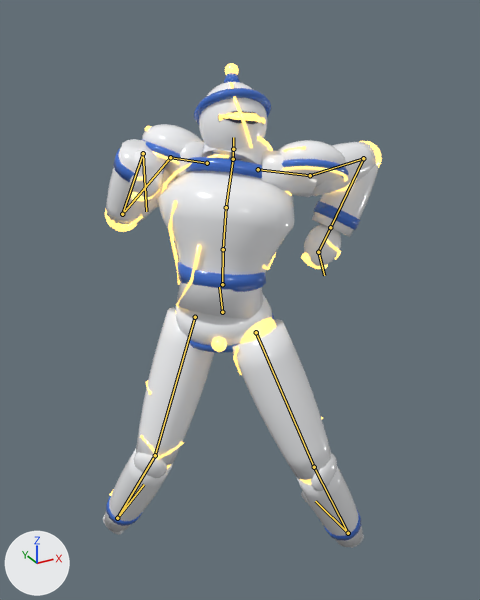
The glTF model public/assets/fighters/gosu-mender1.glb as it was, and as the next commit left it.
One viewpoint serves both versions: a 50 mm camera at (-1.08, -2.05, 2.43) aimed at (0.15, 0.2, 1.3). Arrows for +X, +Y and +Z are at lower left; the lights stay in place. The picture after the commit comes second. Both versions are drawn at frame 6 of the action 'Gosu Command'; the numbers are the values there. The bones that change, and the others that lie on the model, are drawn over the model as lines.

Names of what the first picture shows: 'gosu_mender'.
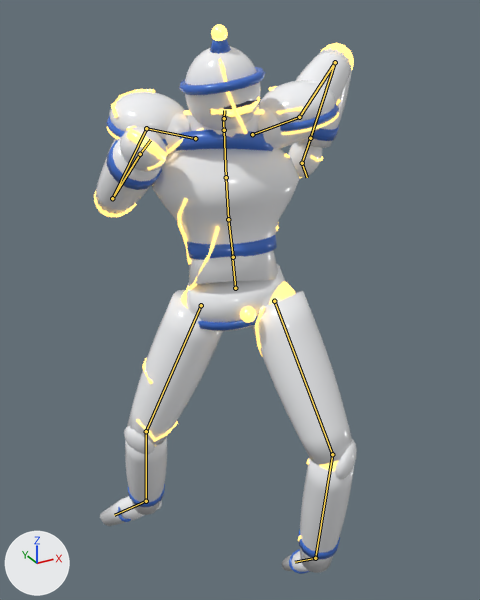
Where the change shows, as pixel boxes (x1, y1, x2, y2) in the pictures (480 x 600 px):
'gosu_mender', posed (13% taller): before (103, 63, 382, 548); after (94, 24, 357, 574)
bone 'Hips', root to tip: before (222, 312) to (219, 287); after (235, 288) to (232, 258)
bone 'LeftUpLeg', root to tip: before (256, 332) to (314, 467); after (274, 301) to (332, 454)
bone 'LeftLeg', root to tip: before (314, 467) to (348, 533); after (332, 454) to (315, 558)
bone 'LeftFoot', root to tip: before (348, 533) to (315, 501); after (315, 558) to (295, 562)
bone 'RightUpLeg', root to tip: before (195, 317) to (155, 455); after (201, 305) to (146, 431)
bone 'RightLeg', root to tip: before (155, 455) to (117, 518); after (146, 431) to (146, 501)
bone 'RightFoot', root to tip: before (117, 518) to (144, 484); after (146, 501) to (114, 515)
bone 'Spine', root to tip: before (222, 284) to (223, 249); after (233, 257) to (228, 219)
bone 'Spine1', root to tip: before (223, 249) to (226, 207); after (228, 219) to (226, 177)
bone 'Spine2', root to tip: before (226, 207) to (233, 159); after (226, 177) to (224, 130)
bone 'Neck', root to tip: before (233, 159) to (233, 147); after (224, 130) to (223, 117)
bone 'Head', root to tip: before (233, 149) to (233, 137); after (224, 118) to (224, 110)
bone 'RightShoulder', root to tip: before (207, 163) to (170, 157); after (195, 138) to (146, 128)
bone 'RightArm', root to tip: before (170, 157) to (122, 214); after (146, 128) to (112, 198)
bone 'RightForeArm', root to tip: before (122, 214) to (143, 153); after (112, 198) to (140, 154)
bone 'RightHand', root to tip: before (143, 153) to (146, 211); after (140, 154) to (150, 140)

The change in detail:
Bone 'Hips' (bone_hips) moves from (0.005, 0.233, -0.016) to (-0.103, 0.341, 0.032).
Bone 'Hips' (bone_hips) turns from (-5, -37, 26) to (-4, -13, 14) degrees about its own x, y and z.
Bone 'LeftUpLeg' (bone_leftupleg) turns from (13, -4, 34) to (10, 0, 21) degrees about its own x, y and z.
Bone 'LeftLeg' (bone_leftleg) turns from (87, -19, 26) to (84, -9, 29) degrees about its own x, y and z.
Bone 'LeftFoot' (bone_leftfoot) turns from (4, 5, -99) to (-35, -22, -39) degrees about its own x, y and z.
Bone 'RightUpLeg' (bone_rightupleg) turns from (-38, -4, 12) to (-71, -10, 6) degrees about its own x, y and z.
Bone 'RightLeg' (bone_rightleg) turns from (66, 23, 7) to (62, 6, 39) degrees about its own x, y and z.
Bone 'RightFoot' (bone_rightfoot) turns from (-93, -13, 17) to (11, -3, 28) degrees about its own x, y and z.
Bone 'Spine' (bone_spine) turns from (-2, -1, -17) to (-3, -4, -19) degrees about its own x, y and z.
Bone 'Spine1' (bone_spine1) turns from (-4, -4, -14) to (9, -5, 7) degrees about its own x, y and z.
Bone 'Spine2' (bone_spine2) turns from (-21, -7, -21) to (-8, -4, -7) degrees about its own x, y and z.
Bone 'Neck' (bone_neck) turns from (16, 16, 14) to (-11, 6, -15) degrees about its own x, y and z.
Bone 'Head' (bone_head) turns from (-1, 18, 0) to (32, 5, 35) degrees about its own x, y and z.
Bone 'RightShoulder' (bone_rightshoulder) turns from (-9, 8, 68) to (-4, 9, 73) degrees about its own x, y and z.
Bone 'RightArm' (bone_rightarm) turns from (69, 34, -3) to (69, 36, -6) degrees about its own x, y and z.
Bone 'RightForeArm' (bone_rightforearm) turns from (20, 53, -29) to (20, 38, -38) degrees about its own x, y and z.
Bone 'RightHand' (bone_righthand) turns from (32, 49, -171) to (1, 103, 27) degrees about its own x, y and z.
